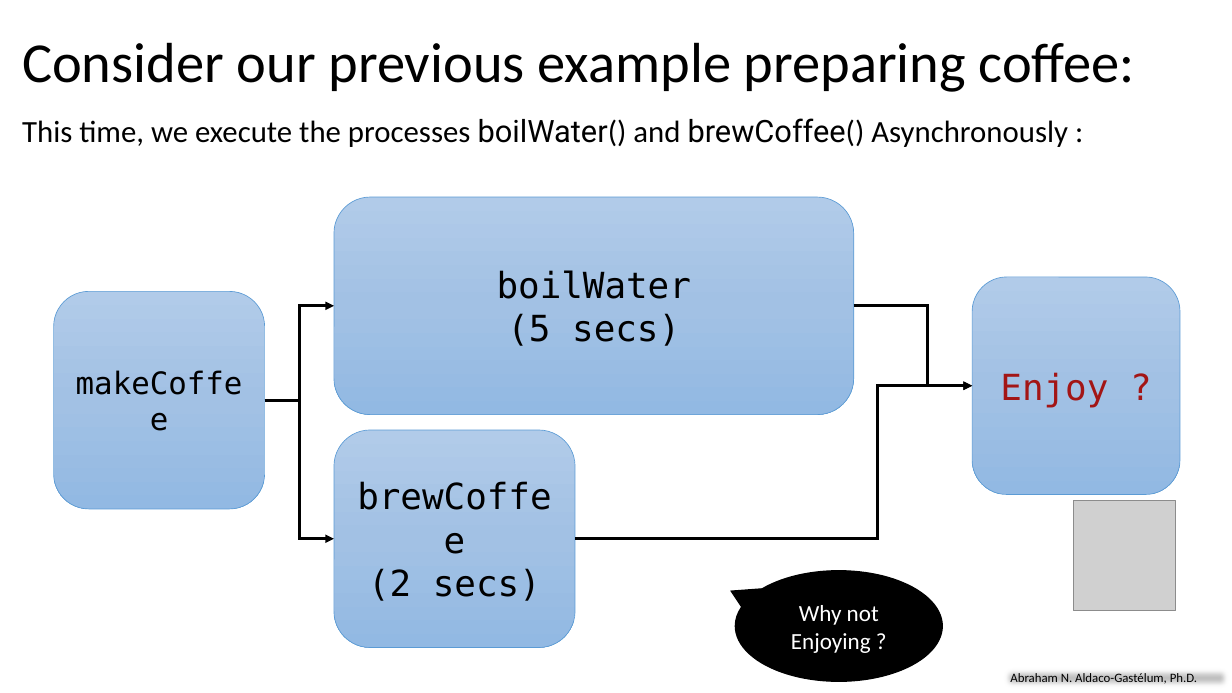
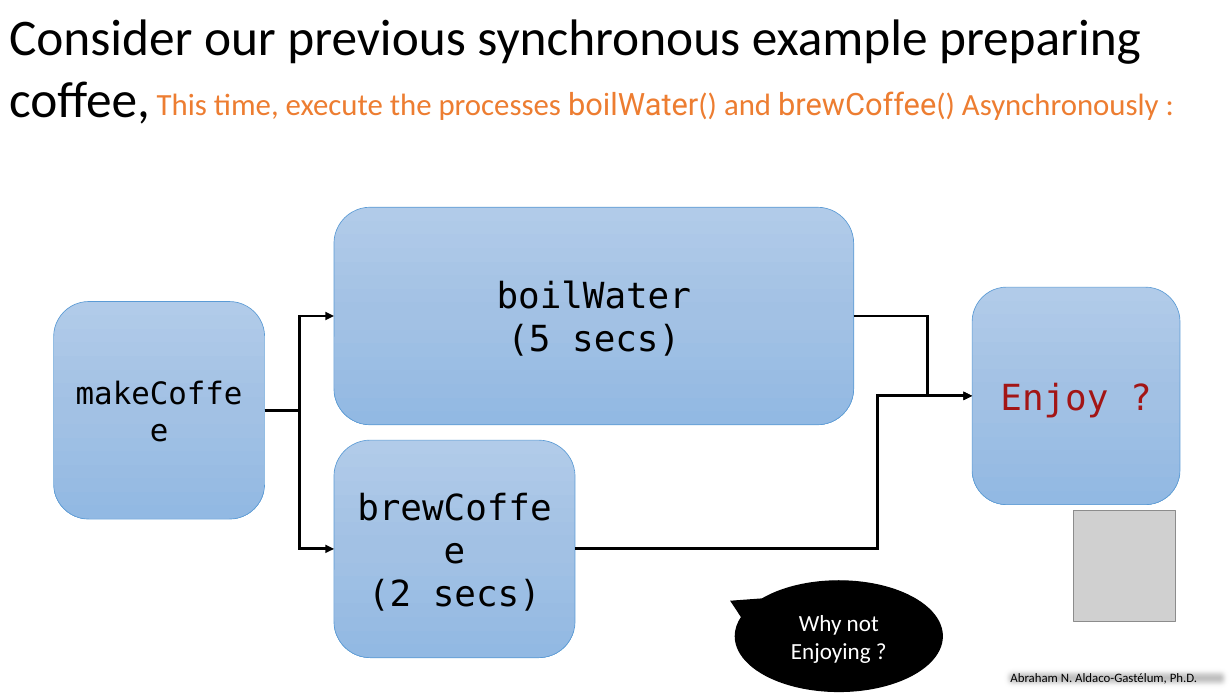
Before and after one commit to aaldacog/uwp, a slide deck: slide 26 of AsynchronousProcessing_AbrahamAldaco.pptx. Drawn at 1232x693 pixels with LibreOffice and Linux fonts; fonts in the diff are those of the drawing; grey boxes stand for pictures. Boxes give left, top, right and bottom in pixels: in the first picture for what was removed or moved away, otherwise in the second. Text is boxed around its words. In the diff, an @@ line names an element or a change of style, - is before the commit and + after.

```diff
--- a/AsynchronousProcessing_AbrahamAldaco.pptx
+++ b/AsynchronousProcessing_AbrahamAldaco.pptx
@@ text at (9, 19, 1141, 124): text changed; size 44 to 40 pt @@
-Consider our previous example preparing coffee:
+Consider our previous synchronous example preparing coffee,
@@ text at (157, 91, 1159, 120): text changed; text colour #000000 to #ED7D31 @@
-This time, we execute the processes boilWater() and brewCoffee() Asynchronously :
+This time, execute the processes boilWater() and brewCoffee() Asynchronously :
@@ 4 rounded rectangles, 4 elbow arrows, 1 picture, 1 speech bubble: place and size @@
-4 rounded rectangles, 4 elbow arrows, 1 picture, 1 speech bubble at (54, 197, 1180, 682)
+4 rounded rectangles, 4 elbow arrows, 1 picture, 1 speech bubble at (54, 207, 1180, 692)
```
Also in this commit, not shown: 24 other slides changed, 3 slides added, 1 slide removed, 1 other file.
